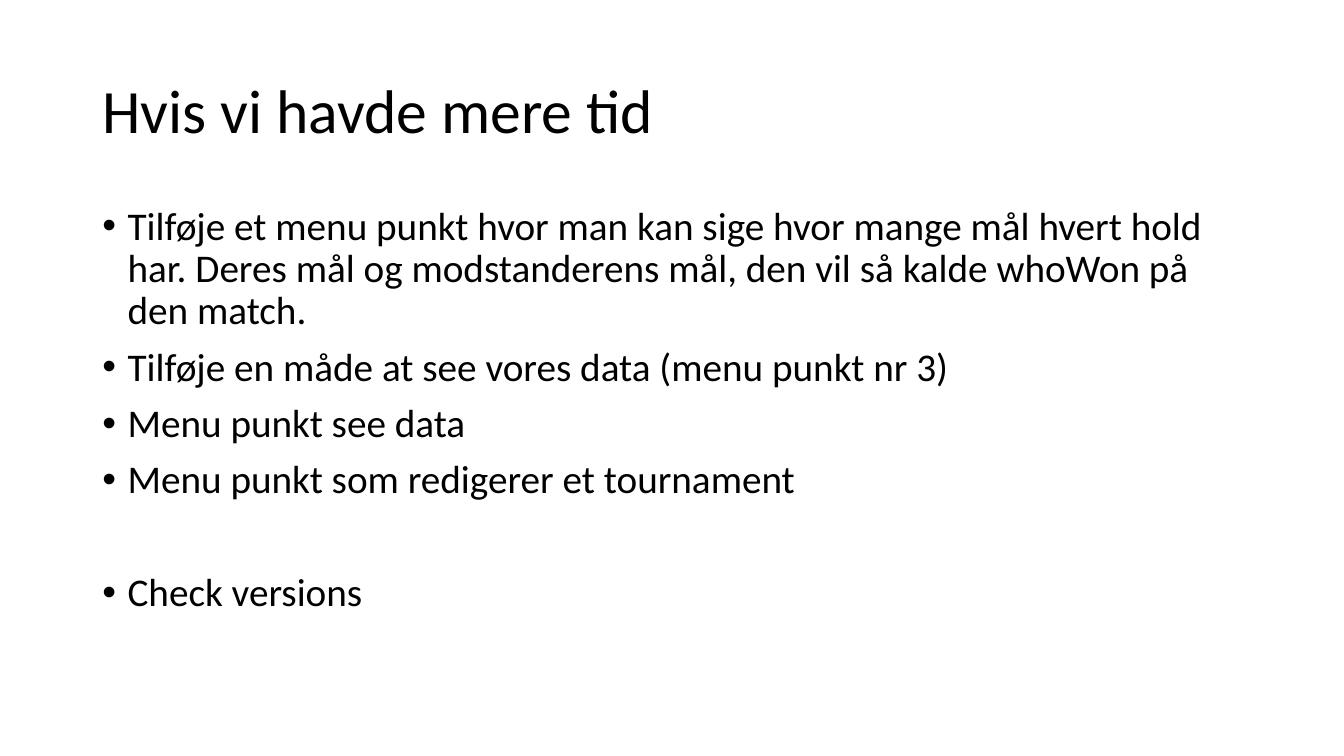
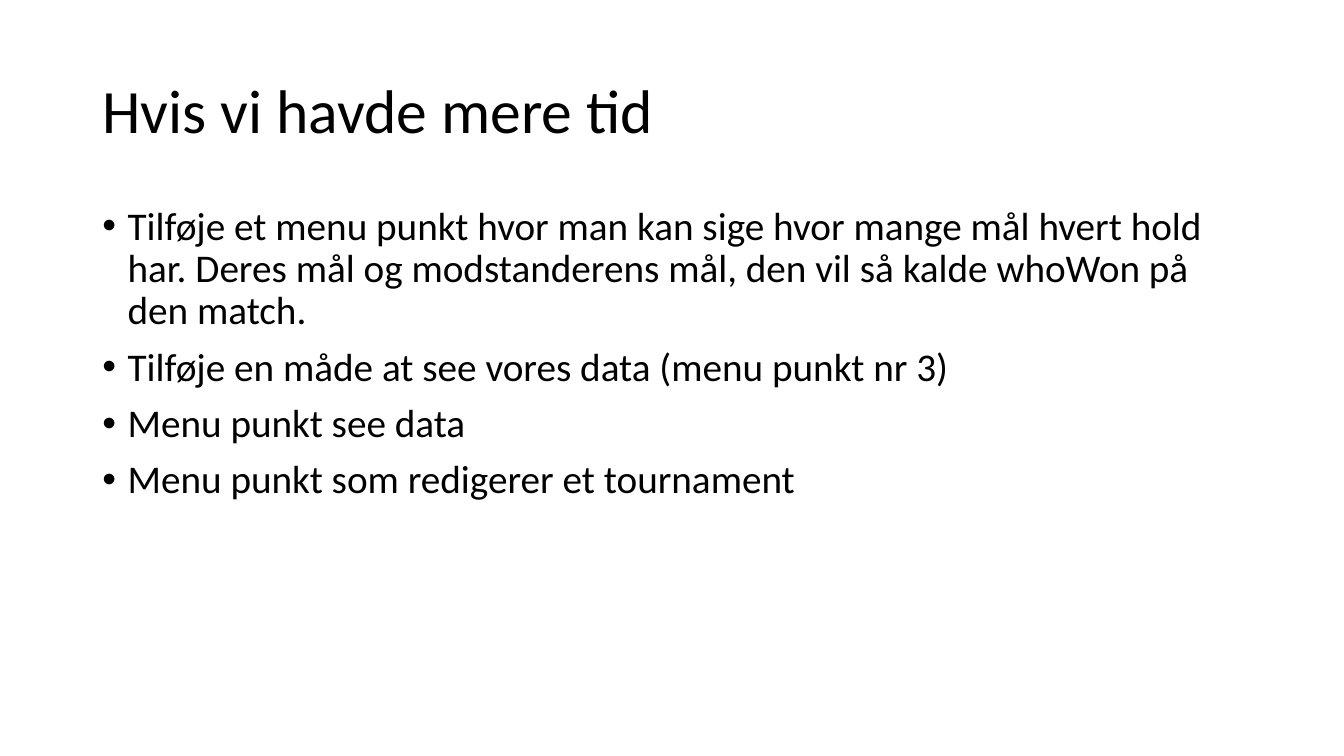
Before and after one commit to Inga-Helgadottir/AIR-SP3, a slide deck: slide 8 of Slides/SP3-pp.odp. Drawn at 1344x756 pixels with LibreOffice and Linux fonts; fonts in the diff are those of the drawing. Boxes give left, top, right and bottom in pixels: in the first picture for what was removed or moved away, otherwise in the second. Text is boxed around its words. In the diff, an @@ line names an element or a change of style, - is before the commit and + after.

```diff
--- a/Slides/SP3-pp.odp
+++ b/Slides/SP3-pp.odp
@@ text at <box>128,578,363,607</box>: paragraph removed @@
-• Check versions
```
